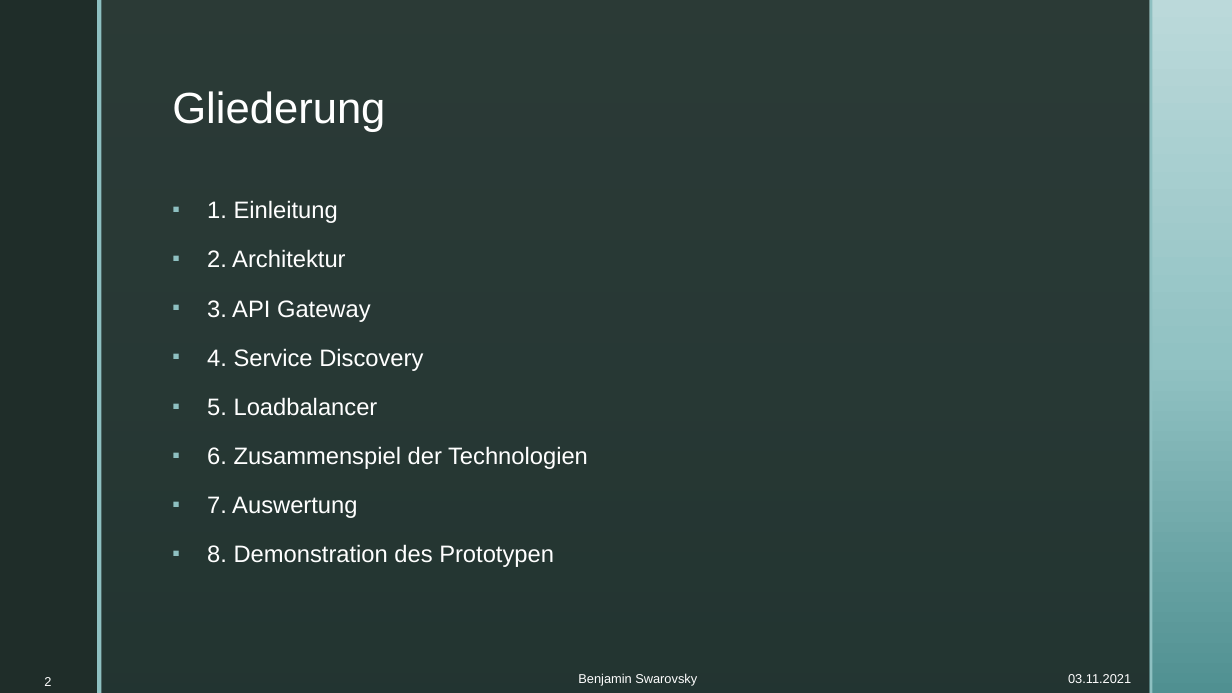
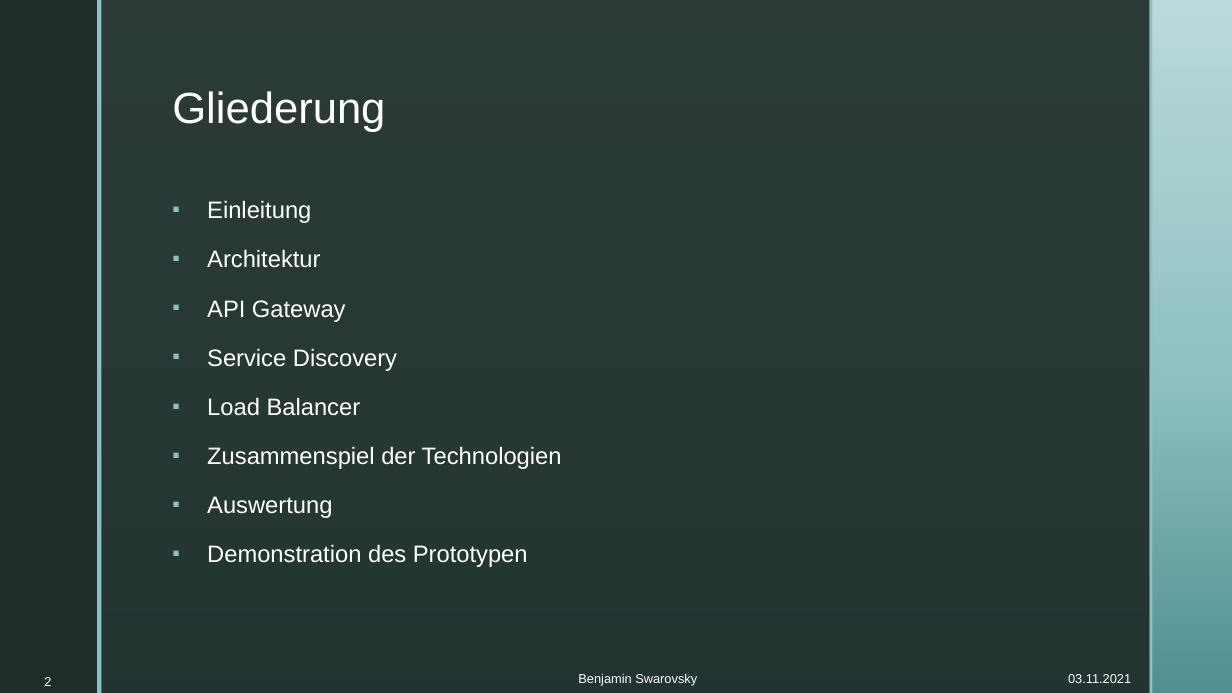
Before and after one commit to BenjaminS01/Abschluss, a slide deck: slide 2 of Vortrag.pptx. Drawn at 1232x693 pixels with LibreOffice and Linux fonts; fonts in the diff are those of the drawing; background and template pictures are left out. Boxes give left, top, right and bottom in pixels: in the first picture for what was removed or moved away, otherwise in the second. Text is boxed around its words. In the diff, an @@ line names an element or a change of style, - is before the commit and + after.

```diff
--- a/Vortrag.pptx
+++ b/Vortrag.pptx
@@ text at [207,249,562,567]: text changed @@
-▪ 1. Einleitung
-▪ 2. Architektur
-▪ 3. API Gateway
-▪ 4. Service Discovery
-▪ 5. Loadbalancer
-▪ 6. Zusammenspiel der Technologien
-▪ 7. Auswertung
-▪ 8. Demonstration des Prototypen
+▪ Einleitung
+▪ Architektur
+▪ API Gateway
+▪ Service Discovery
+▪ Load Balancer
+▪ Zusammenspiel der Technologien
+▪ Auswertung
+▪ Demonstration des Prototypen
```
Also in this commit, not shown: 3 slides added.
